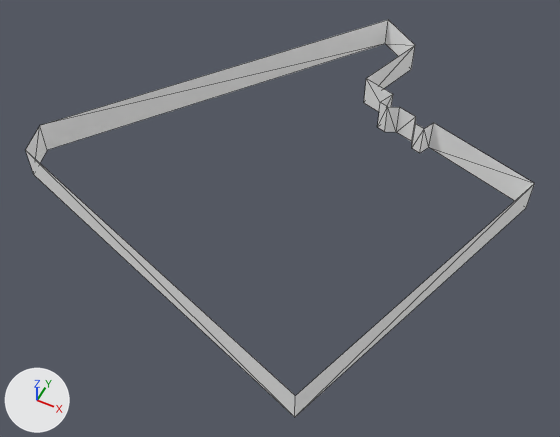
An edit to the glTF model static/stahl/lobby.gltf, drawn before and after from the same camera.
Camera for both pictures: a 50 mm lens placed at (42.5, -81.6, 81.9), pointed at (8.3, -13.1, -3.6). The lights are fixed; the arrows at lower left show +X, +Y and +Z. Mesh edges are drawn as thin lines. Vertices at the same position are counted once.

Script lines for the objects in view, before the commit:
```python
me_bos_60mum_6nvyc_d0cwy_002 = bpy.data.meshes.new('BOS-60MUM-6NVYC-D0CWY.002')
me_bos_60mum_6nvyc_d0cwy_002.from_pydata(...)  # 30 vertices, 30 faces; spans x -28.5..40.3, y -42.7..29.4, z 0.0..5.0
me_bos_60mum_6nvyc_d0cwy_002.materials.append(mat_noname25833)  # white #ffffff
ob_floor = bpy.data.objects.new('Floor', me_bos_60mum_6nvyc_d0cwy_002)
ob_floor.location = (0.0, 0.0, 0.0)
```
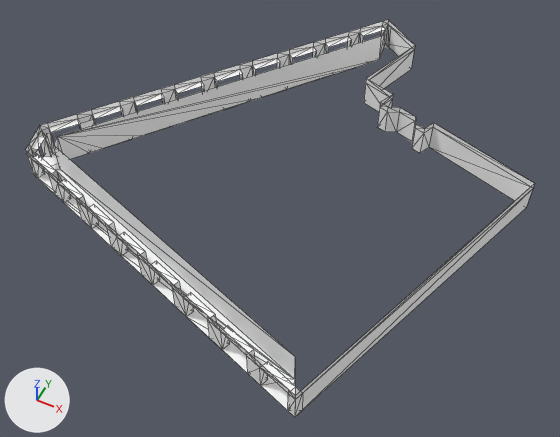
Patch to the scene script:
```diff
--- a/static/stahl/lobby.gltf.py
+++ b/static/stahl/lobby.gltf.py
@@ me_bos_60mum_6nvyc_d0cwy_002 @@
 # used by ob_floor; location = (0.0, 0.0, 0.0)
-me_bos_60mum_6nvyc_d0cwy_002.from_pydata(...)  # 30 vertices, 30 faces; spans x -28.5..40.3, y -42.7..29.4, z 0.0..5.0
+me_bos_60mum_6nvyc_d0cwy_002.from_pydata(...)  # 275 vertices, 440 faces; spans x -28.5..40.3, y -42.7..29.4, z 0.0..5.0
+# me_bos_60mum_6nvyc_d0cwy_002 part 1: 245 vertices added at x -28.5..40.3, y -42.7..29.4, z 0.0..5.0
 me_bos_60mum_6nvyc_d0cwy_002.materials.append(mat_noname25833)
```

What differs and where, as boxes [x1, y1, x2, y2] in the pictures (560 x 437 px):
part 1 of me_bos_60mum_6nvyc_d0cwy_002, added
    after: [26, 20, 535, 417]
